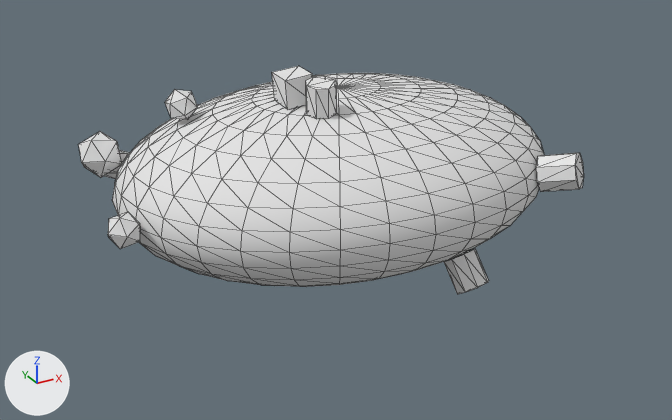
One commit to the glTF model public/Objects/object05_low.glb: the scene before it, then after it.
Rendered twice from a 50 mm lens placed at (-2.44, -4.42, 1.96), pointed at (-0.11, -0.18, -0.16). The lights are fixed; the arrows at lower left show +X, +Y and +Z. The picture after the commit comes second. Mesh edges are drawn as thin lines. Vertices at exactly the same position are counted once.

The first picture shows 'object05_low'.
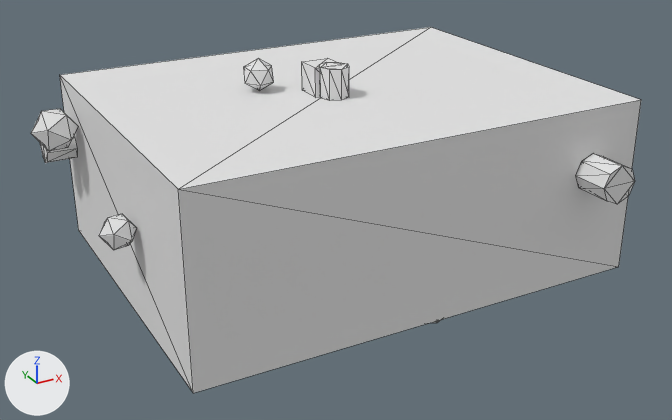
Edits to the bpy script that builds the scene:
```text
Change me_sphere_012:
    used by ob_object05_low; location = (0.0, 0.0, 0.0)
    remove me_sphere_012.from_pydata(...)  # 614 vertices, 1184 faces; spans x -1.44..1.3, y -1.0..1.0, z -0.64..0.65
    add me_sphere_012.from_pydata(...)  # 140 vertices, 236 faces; spans x -1.56..1.3, y -1.21..1.0, z -0.77..0.68
    me_sphere_012 part 1: a new loose piece, a box spanning x -1.3..1.3, y -1.0..1.0, z -0.5..0.5, in mat_mat_object05_low (white #e5e5e5)
    me_sphere_012 part 2: a new loose piece, a box spanning x -0.2..-0.04, y -0.12..0.04, z 0.5..0.66, in mat_mat_object05_low (white #e5e5e5)
    me_sphere_012 part 3: a new loose piece, an icosphere of 20 faces spanning x -1.49..-1.3, y -0.41..-0.25, z -0.03..0.14, in mat_mat_object05_low (white #e5e5e5)
    me_sphere_012 part 4: a new loose piece, an 8-sided cylinder along x spanning x -1.47..-1.3, y 0.77..0.94, z 0.03..0.2, in mat_mat_object05_low (white #e5e5e5)
    me_sphere_012 part 5: a new loose piece, an icosphere of 20 faces spanning x -1.56..-1.3, y 0.56..0.79, z 0.16..0.4, in mat_mat_object05_low (white #e5e5e5)
    me_sphere_012 part 6: a new loose piece, an 8-sided cylinder along z spanning x -0.19..-0.02, y -0.23..-0.07, z 0.5..0.67, in mat_mat_object05_low (white #e5e5e5)
    me_sphere_012 part 7: a new loose piece, an icosphere of 20 faces spanning x -0.5..-0.34, y 0.06..0.22, z 0.5..0.68, in mat_mat_object05_low (white #e5e5e5)
    me_sphere_012 part 8: a new loose piece, an 8-sided cylinder along y spanning x 0.89..1.1, y -1.21..-1.0, z 0.04..0.25, in mat_mat_object05_low (white #e5e5e5)
    me_sphere_012 part 9: the loose piece of 482 vertices spanning x -1.3..1.3, y -1.0..1.0, z -0.5..0.5 is deleted
    me_sphere_012 part 10: the loose piece of 16 vertices spanning x -0.35..-0.17, y -0.39..-0.2, z 0.46..0.65 is deleted
    me_sphere_012 part 11: the loose piece of 16 vertices spanning x -1.27..-1.02, y 0.49..0.72, z -0.05..0.15 is deleted
    me_sphere_012 part 12: the loose piece of 16 vertices spanning x 0.24..0.44, y -0.95..-0.69, z -0.5..-0.24 is deleted
    me_sphere_012 part 13: the loose piece of 16 vertices spanning x 0.83..1.12, y -0.94..-0.64, z -0.05..0.2 is deleted
    me_sphere_012 part 14: the loose piece of 12 vertices spanning x -1.44..-1.26, y -0.37..-0.18, z -0.05..0.11 is deleted
    me_sphere_012 part 15: the loose piece of 12 vertices spanning x -0.92..-0.77, y 0.14..0.3, z 0.38..0.55 is deleted
    me_sphere_012 part 16: the loose piece of 12 vertices spanning x -1.35..-1.11, y 0.39..0.65, z 0.04..0.26 is deleted
    me_sphere_012 part 17: the loose piece of 8 vertices spanning x -0.41..-0.23, y -0.17..0.0, z 0.47..0.65 is deleted
    other edits to the shape of me_sphere_012 do not show in these pictures
```

Location of each change, [x1, y1, x2, y2] in pixels of the pictures (672 x 420 px):
'object05_low', reshaped (21% wider, 60% taller): before [78, 66, 584, 294]; after [31, 27, 641, 393]
part 1 of me_sphere_012, added: after [60, 27, 641, 393]
part 2 of me_sphere_012, added: after [302, 58, 335, 98]
part 3 of me_sphere_012, added: after [99, 214, 137, 250]
part 4 of me_sphere_012, added: after [40, 136, 77, 163]
part 5 of me_sphere_012, added: after [31, 109, 78, 151]
part 6 of me_sphere_012, added: after [319, 62, 349, 101]
part 7 of me_sphere_012, added: after [244, 59, 273, 91]
part 8 of me_sphere_012, added: after [576, 153, 635, 204]
part 9 of me_sphere_012, deleted: before [112, 73, 544, 287]
part 10 of me_sphere_012, deleted: before [306, 76, 337, 119]
part 11 of me_sphere_012, deleted (mostly hidden): before [104, 150, 129, 179]
part 12 of me_sphere_012, deleted: before [444, 249, 489, 294]
part 13 of me_sphere_012, deleted: before [536, 153, 584, 192]
part 14 of me_sphere_012, deleted: before [108, 212, 140, 249]
part 15 of me_sphere_012, deleted: before [165, 90, 198, 120]
part 16 of me_sphere_012, deleted: before [78, 131, 122, 177]
part 17 of me_sphere_012, deleted: before [272, 66, 313, 109]
